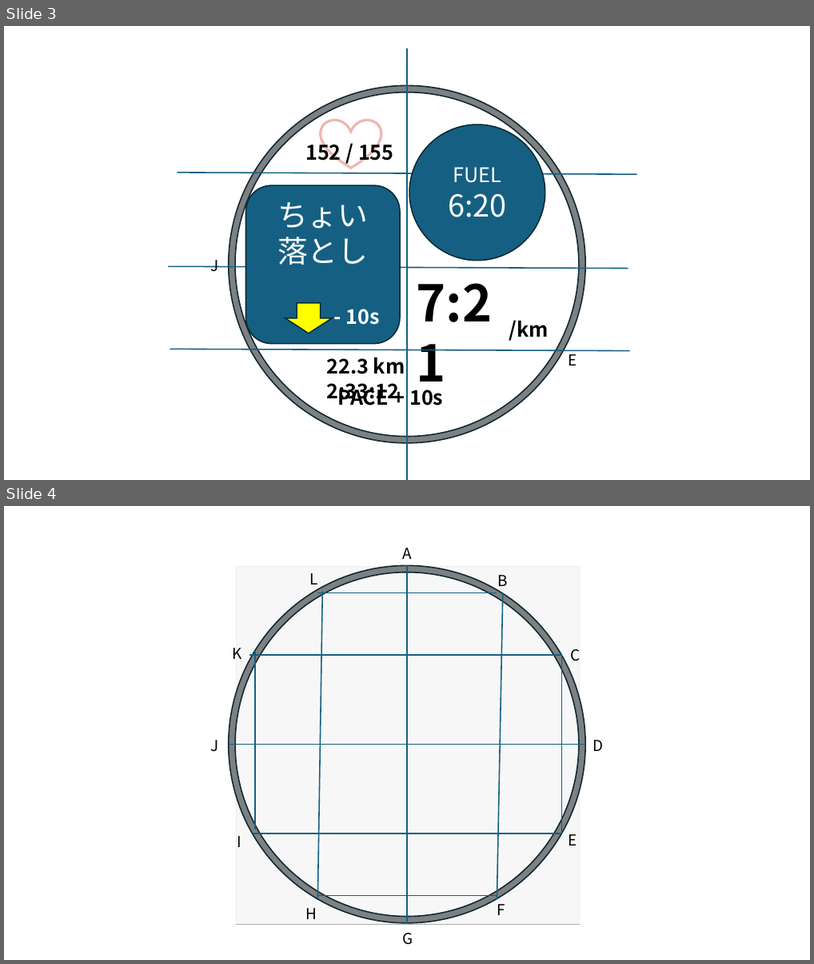
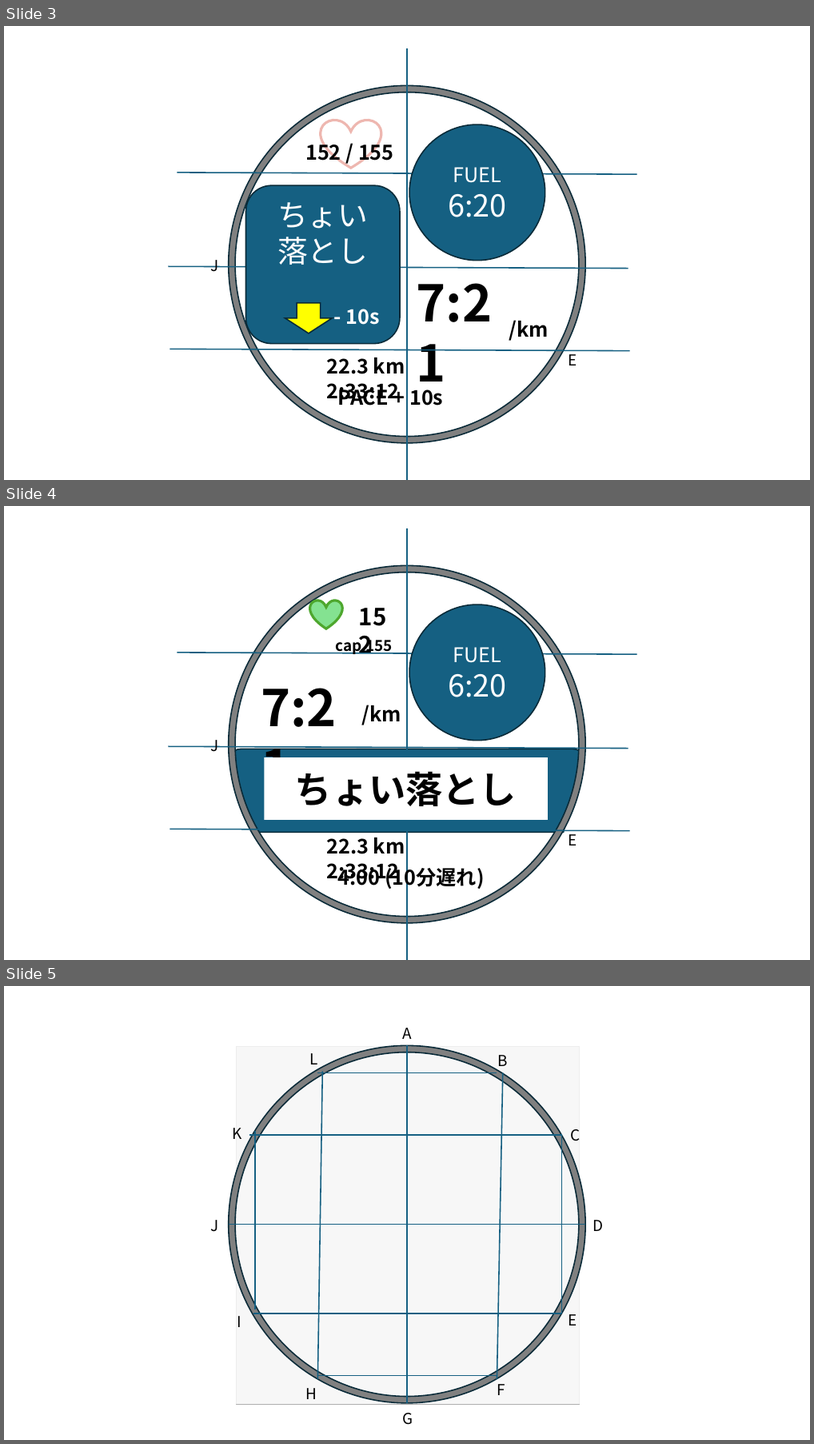
Before and after one commit to EibaKatsu/MarathonCoach, a slide deck: assets/モック.pptx. Shown one above the other, each under a label of ours: slides 3 and 4 before the commit, slides 3, 4 and 5 after it. The pictures are 814x964 and 814x1444 pixels, drawn with LibreOffice and Linux fonts; fonts in the diff are those of the drawing; grey boxes stand for pictures. Boxes give left, top, right and bottom in pixels: in the first picture for what was removed or moved away, otherwise in the second. Text is boxed around its words. In the diff, an @@ line names an element or a change of style, - is before the commit and + after.

```diff
--- a/assets/モック.pptx
+++ b/assets/モック.pptx
@@ slide 4 added at <box>4,506,810,960</box>, background #FFFFFF @@
@@ line added from (407, 528) to (407, 960), #156082 1.5 pt @@
@@ donut added at <box>229,565,586,923</box>, fill #808080, outline #092A39 1.5 pt @@
@@ heart added at <box>310,600,342,628</box>, fill #84E291, outline #4EA72E 3 pt @@
@@ text added at <box>353,599,406,634</box>, 28 pt, text #000000, bold @@
+152
@@ ellipse added at <box>410,604,546,740</box>, fill #156082, outline #092A39 1.5 pt, 24 pt, text #FFFFFF @@
+FUEL
+6:20
@@ text added at <box>336,636,392,654</box>, 18 pt, text #000000, bold @@
+cap 155
@@ line added from (177, 652) to (638, 654), #156082 1.5 pt @@
@@ text added at <box>261,688,337,727</box>, 60 pt, text #000000, bold @@
+7:21
@@ text added at <box>362,704,402,725</box>, 24 pt, text #000000, bold @@
+/km
@@ rectangle added at <box>194,735,253,843</box>, fill #FFFFFF @@
@@ text added at <box>210,740,218,752</box>, 18 pt, text #000000 @@
+J
@@ line added from (169, 746) to (629, 748), #156082 1.5 pt @@
@@ rounded rectangle added at <box>227,748,587,832</box>, fill #156082, outline #092A39 1.5 pt, 36 pt, text #FFFFFF @@
+ちょい落とし
@@ rectangle added at <box>264,757,548,820</box>, fill #FFFFFF, 44 pt, text #000000, bold @@
+ちょい落とし
@@ rectangle added at <box>561,747,620,856</box>, fill #FFFFFF @@
@@ line added from (170, 829) to (630, 831), #156082 1.5 pt @@
@@ text added at <box>326,837,406,884</box>, 24 pt, text #000000, bold @@
+22.3 km 2:33:12
@@ text added at <box>569,830,578,845</box>, 18 pt, text #000000 @@
+E
@@ text added at <box>338,864,484,891</box>, 24 pt, text #000000, bold @@
+4:00 (10分遅れ)
@@ what was slide 4 is now slide 5 @@
```
Also in this commit, not shown: 9 other files.
